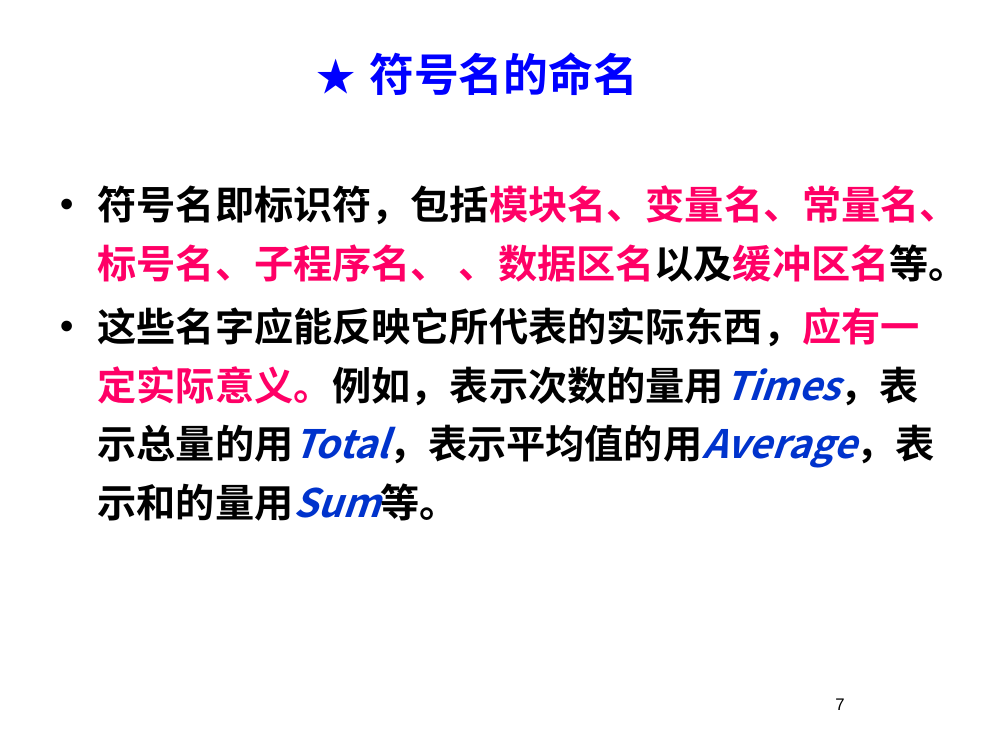
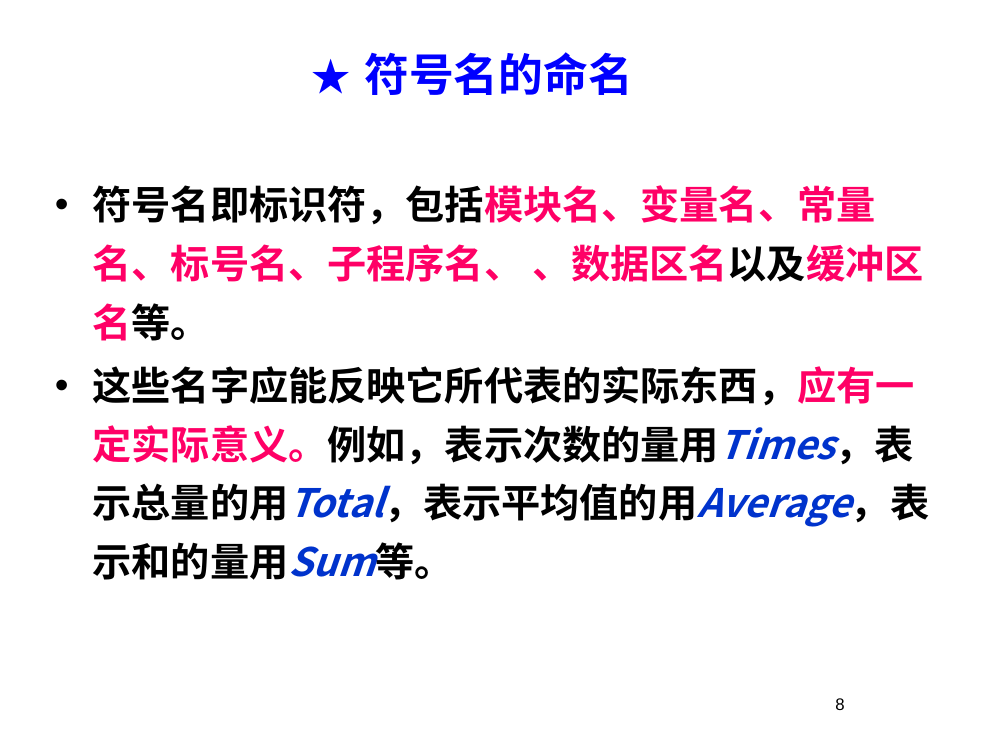
Before and after one commit to 3d-fishing/3D-app, a slide deck: slide 8 of 软件工程基础7.1.pptx (slide 7 before the commit). Drawn at 1008x756 pixels with LibreOffice and Linux fonts; fonts in the diff are those of the drawing; background and template pictures are left out. Boxes give left, top, right and bottom in pixels: in the first picture for what was removed or moved away, otherwise in the second. Text is boxed around its words. In the diff, an @@ line names an element or a change of style, - is before the commit and + after.

```diff
--- a/软件工程基础7.1.pptx
+++ b/软件工程基础7.1.pptx
@@ text "★ 符号名的命名" at (364,52,633,95): font Times New Roman to Noto Sans CJK SC in "符号名的命名" @@
@@ text "符号名即标识符，包括模块名、变量名、常量名、标号名、子程序名、 、数据区名以及缓冲区名等。" rewrapped from (98,185,968,521) to (93,185,929,580) @@
@@ page number removed at (835,698,844,710) @@
-7
@@ page number added at (835,698,844,710), 12 pt, text #000000 @@
+8
```
Also in this commit, not shown: 30 other slides changed, 5 slides added, 2 slides removed.
